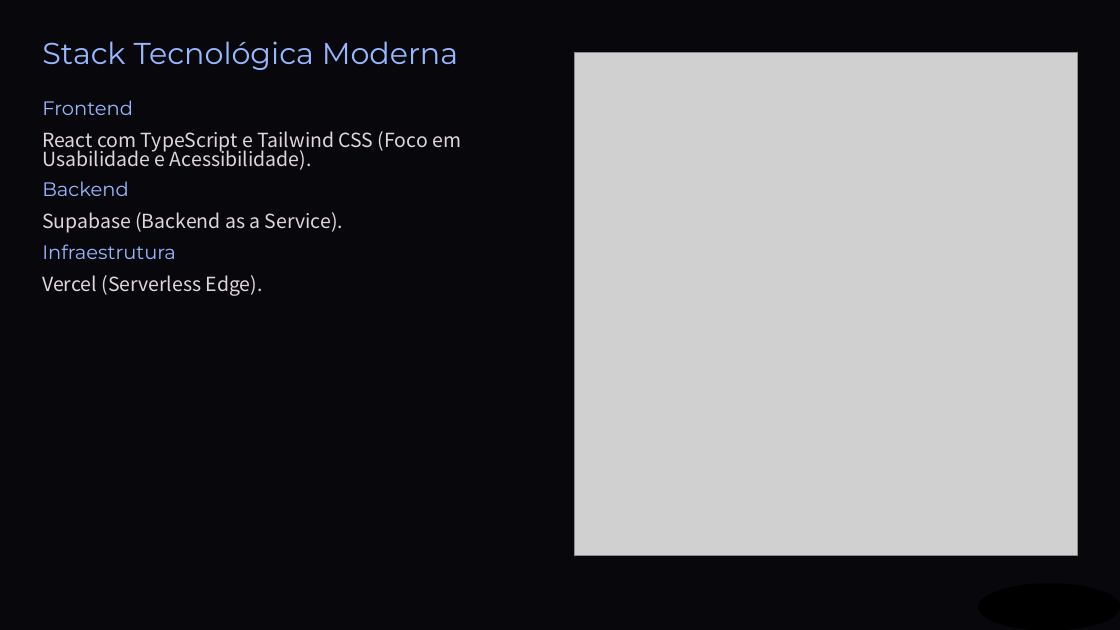
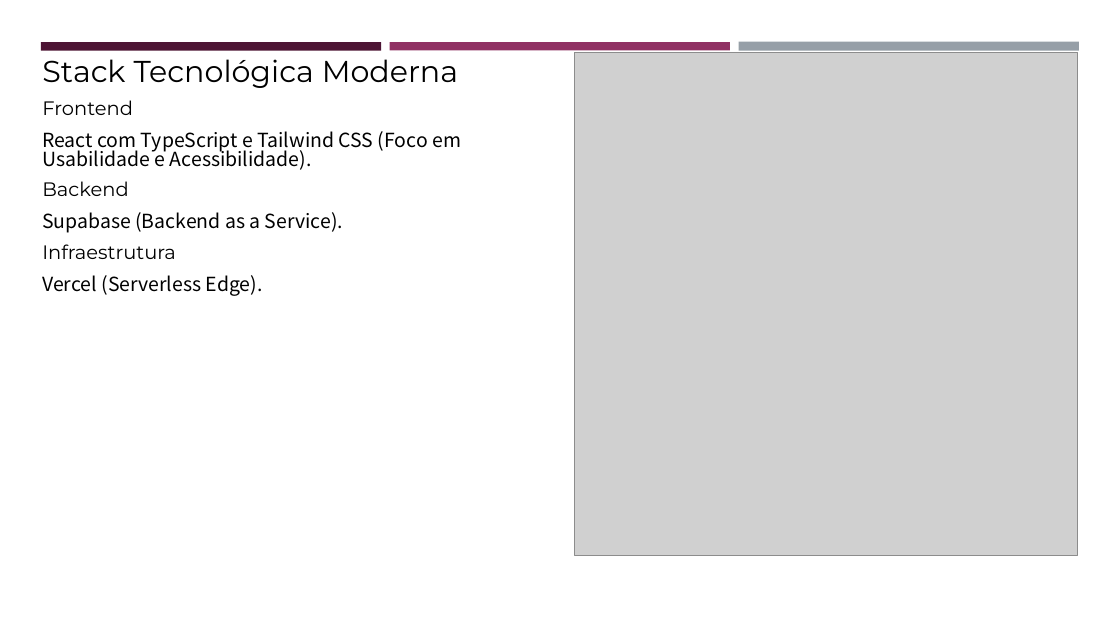
Before and after one commit to z12guilherme/gestao_atipicos, a slide deck: slide 4 of tcc/TCC - Slides.pptx. Drawn at 1120x630 pixels with LibreOffice and Linux fonts; fonts in the diff are those of the drawing; grey boxes stand for pictures; background and template pictures are left out; a plain dark background stands for a picture behind light text. Boxes give left, top, right and bottom in pixels: in the first picture for what was removed or moved away, otherwise in the second. Text is boxed around its words. In the diff, an @@ line names an element or a change of style, - is before the commit and + after.

```diff
--- a/tcc/TCC - Slides.pptx
+++ b/tcc/TCC - Slides.pptx
@@ background picture (left out) to #FFFFFF @@
@@ rectangle removed at [0, 0, 1120, 630] @@
@@ rectangle added at [41, 42, 382, 50], fill #4D1434 @@
@@ text colour #97B8FF to #000000 in 4 elements at [42, 100, 133, 115], [42, 181, 128, 196], [42, 244, 176, 259], [42, 59, 458, 88] @@
@@ text "Stack Tecnológica Moderna": place and size @@
-text "Stack Tecnológica Moderna" at [42, 41, 458, 70]
+text "Stack Tecnológica Moderna" at [42, 59, 458, 88]
@@ rectangle added at [390, 42, 730, 50], fill #903163 @@
@@ rectangle added at [738, 42, 1079, 51], fill #969FA7 @@
@@ text colour #E0D6DE to #000000 in 3 elements at [42, 131, 461, 170], [42, 212, 343, 233], [42, 275, 263, 296] @@
@@ ellipse removed at [979, 584, 1120, 630] @@
```
Also in this commit, not shown: 11 other slides changed, 1 other file.
